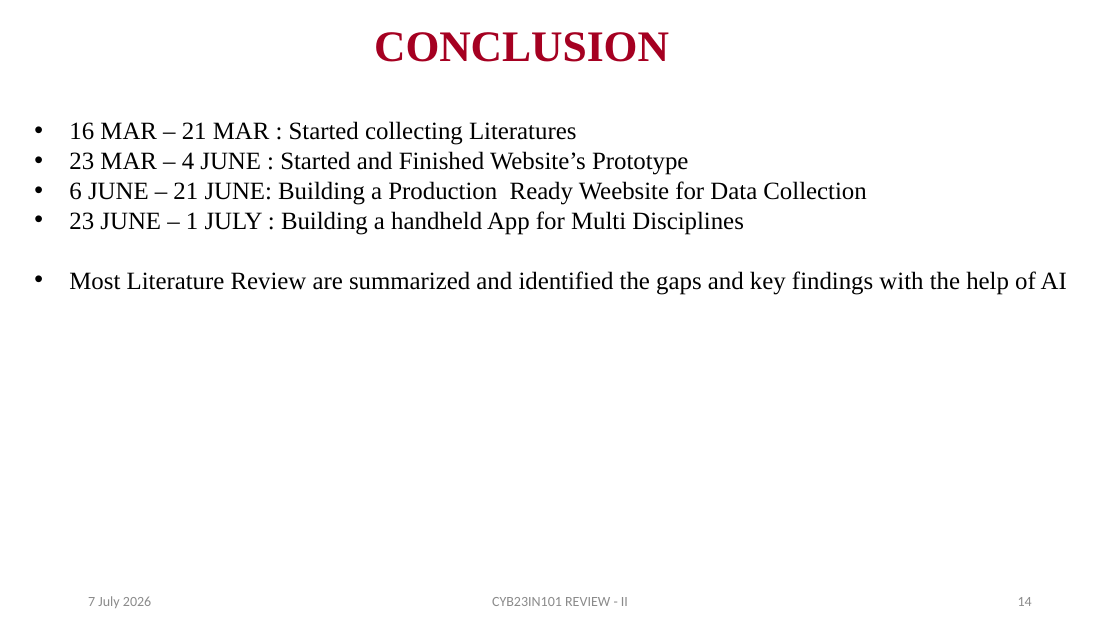
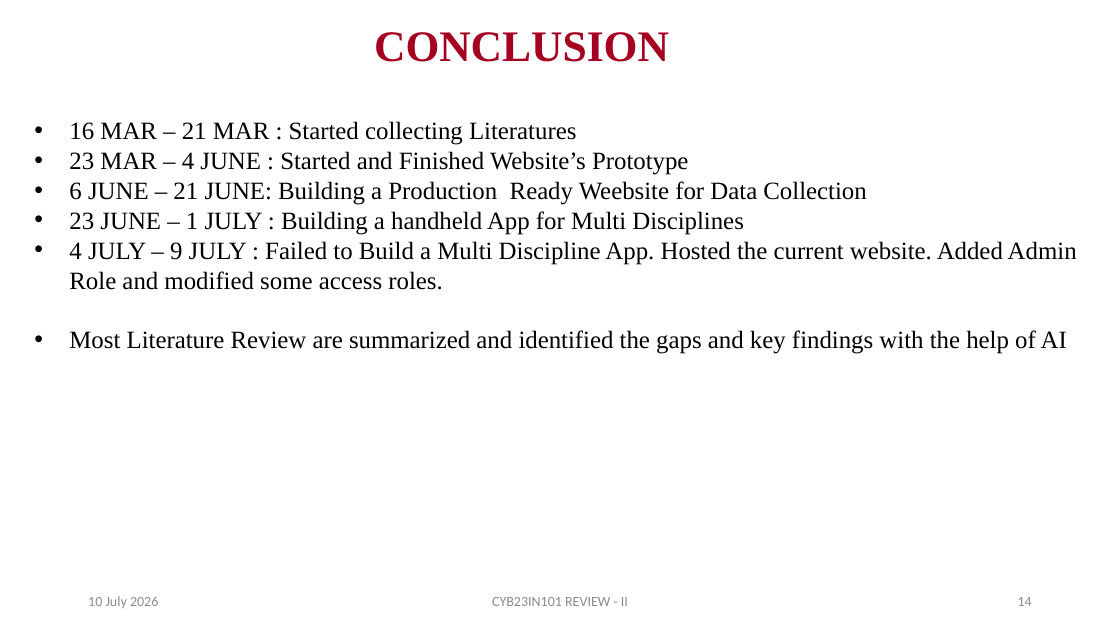
Before and after one commit to Swaminathan8237/NurseQuest, a slide deck: slide 14 of docs/SECOND_REVIEW_FILLED.pptx. Drawn at 1120x630 pixels with LibreOffice and Linux fonts; fonts in the diff are those of the drawing. Boxes give left, top, right and bottom in pixels: in the first picture for what was removed or moved away, otherwise in the second. Text is boxed around its words. In the diff, an @@ line names an element or a change of style, - is before the commit and + after.

```diff
--- a/docs/SECOND_REVIEW_FILLED.pptx
+++ b/docs/SECOND_REVIEW_FILLED.pptx
@@ text at (69, 241, 1077, 290): paragraph added @@
+• 4 JULY – 9 JULY : Failed to Build a Multi Discipline App. Hosted the current website. Added Admin Role and modified some access roles.
@@ text at (88, 596, 158, 608): text changed @@
-7 July 2026
+10 July 2026
```
Also in this commit, not shown: 17 other slides changed, 6 other files.
